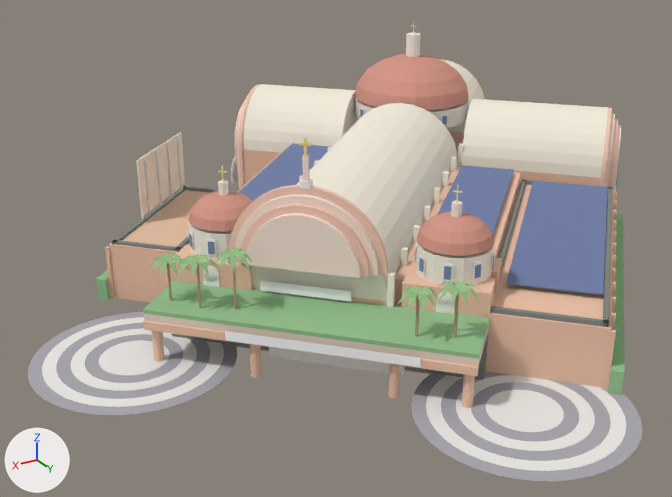
Two versions of the Blender file docs/map-data/landmarks/blend/models/shrine.blend, one commit apart.
The view is the same before and after, from a camera (50 mm lens) standing at (77.3, 106.8, 55.0) and looking at (12.9, -0.6, 1.3). The axes (+X, +Y, +Z) are drawn at lower left. The lights are the same throughout. The older version comes first.

The first picture shows 'Sphere', 'annex_nw', 'nave_vault', 'nwarm_vault', 'pedi.003', 'porch_parapet', 'ring', 'ring.001', 'ring.002', 'ring.006', 'searm_vault', 'sign', 'sign.001', 'solar.002' and 126 more.
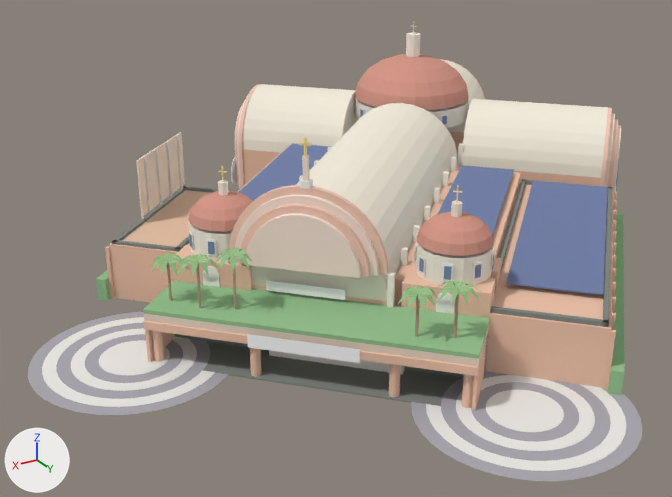
Patch to the scene script:
```diff
--- a/docs/map-data/landmarks/blend/models/shrine.blend.py
+++ b/docs/map-data/landmarks/blend/models/shrine.blend.py
@@ me_sign @@
 # used by ob_sign; parent = ob_shrine; location = (0.0, 0.0, 0.0)
-me_sign.from_pydata(...)  # 4 vertices, 1 face; spans x 44.8, y -12.0..10.0, z 4.7..5.9
-me_sign.vertices[0].co = (44.8, -12.0, 4.7)  # pixel (225, 340)
-me_sign.vertices[1].co = (44.8, 10.0, 4.7)  # pixel (420, 367)
-me_sign.vertices[2].co = (44.8, 10.0, 5.9)  # pixel (420, 357)
-me_sign.vertices[3].co = (44.8, -12.0, 5.9)  # pixel (225, 330)
+me_sign.from_pydata(...)  # 4 vertices, 1 face; spans x 44.8, y -9.4..3.4, z 4.2..5.9
+# me_sign part 1
+me_sign.vertices[0].co = (44.8, -9.4, 4.2)  # pixel (247, 347)
+me_sign.vertices[1].co = (44.8, 3.4, 4.2)  # pixel (359, 363)
+me_sign.vertices[2].co = (44.8, 3.4, 5.9)  # pixel (359, 349)
+me_sign.vertices[3].co = (44.8, -9.4, 5.9)  # pixel (247, 333)
 me_sign.materials.append(mat_sign_military_ordinariate_of_the_philippines)
@@ me_sign_001 @@
 # used by ob_sign_001; parent = ob_shrine; location = (0.0, 0.0, 0.0)
-me_sign_001.from_pydata(...)  # 4 vertices, 1 face; spans x 36.8, y -10.7..0.3, z 7.3..8.6
-me_sign_001.vertices[0].co = (36.8, -10.7, 7.3)  # pixel (260, 290)
-me_sign_001.vertices[1].co = (36.8, 0.3, 7.3)  # pixel (351, 301)
-me_sign_001.vertices[2].co = (36.8, 0.3, 8.6)  # pixel (351, 291)
-me_sign_001.vertices[3].co = (36.8, -10.7, 8.6)  # pixel (260, 280)
+me_sign_001.from_pydata(...)  # 4 vertices, 1 face; spans x 36.8, y -10.0..-0.4, z 7.4..8.68
+# me_sign_001 part 2
+me_sign_001.vertices[0].co = (36.8, -10.0, 7.4)  # pixel (266, 290)
+me_sign_001.vertices[1].co = (36.8, -0.4, 7.4)  # pixel (345, 300)
+me_sign_001.vertices[2].co = (36.8, -0.4, 8.68)  # pixel (345, 290)
+me_sign_001.vertices[3].co = (36.8, -10.0, 8.68)  # pixel (265, 280)
 me_sign_001.materials.append(mat_sign_shrine_of_st__therese)
@@ me_porch_end_se @@
+me_porch_end_se.from_pydata(...)  # a box spanning x -0.5..0.5, y -0.5..0.5, z -0.5..0.5
+me_porch_end_se.materials.append(mat_plain_wall)  # beige #eec3aa
@@ me_porch_end_nw @@
+me_porch_end_nw.from_pydata(...)  # a box spanning x -0.5..0.5, y -0.5..0.5, z -0.5..0.5
+me_porch_end_nw.materials.append(mat_plain_wall)  # beige #eec3aa
@@ me_porch_floor @@
+me_porch_floor.from_pydata(...)  # a box spanning x -0.5..0.5, y -0.5..0.5, z -0.5..0.5
+me_porch_floor.materials.append(mat_plain_dark)  # grey #848883
@@ ob_porch_end_se @@
+ob_porch_end_se = bpy.data.objects.new('porch_end_se', me_porch_end_se)
+ob_porch_end_se.parent = ob_shrine
+ob_porch_end_se.location = (40.25, -21.8, 2.8)
+ob_porch_end_se.scale = (8.5, 0.4, 5.6)
@@ ob_porch_end_nw @@
+ob_porch_end_nw = bpy.data.objects.new('porch_end_nw', me_porch_end_nw)
+ob_porch_end_nw.parent = ob_shrine
+ob_porch_end_nw.location = (40.25, 15.8, 2.8)
+ob_porch_end_nw.scale = (8.5, 0.4, 5.6)
@@ ob_porch_floor @@
+ob_porch_floor = bpy.data.objects.new('porch_floor', me_porch_floor)
+ob_porch_floor.parent = ob_shrine
+ob_porch_floor.location = (40.25, -3.0, 0.075)
+ob_porch_floor.scale = (8.5, 38.0, 0.15)
```

What differs and where, as boxes [x1, y1, x2, y2] in the pictures (672 x 497 px):
'porch_floor', added: after [203, 341, 463, 406]
'sign', reshaped (42% narrower, 21% shorter): before [225, 331, 421, 368]; after [247, 334, 360, 363]
'sign.001', reshaped (13% narrower, 9% shorter): before [260, 280, 351, 302]; after [266, 280, 345, 300]
'porch_end_nw', added: after [472, 330, 489, 411]
'porch_end_se', added: after [145, 330, 175, 362]
